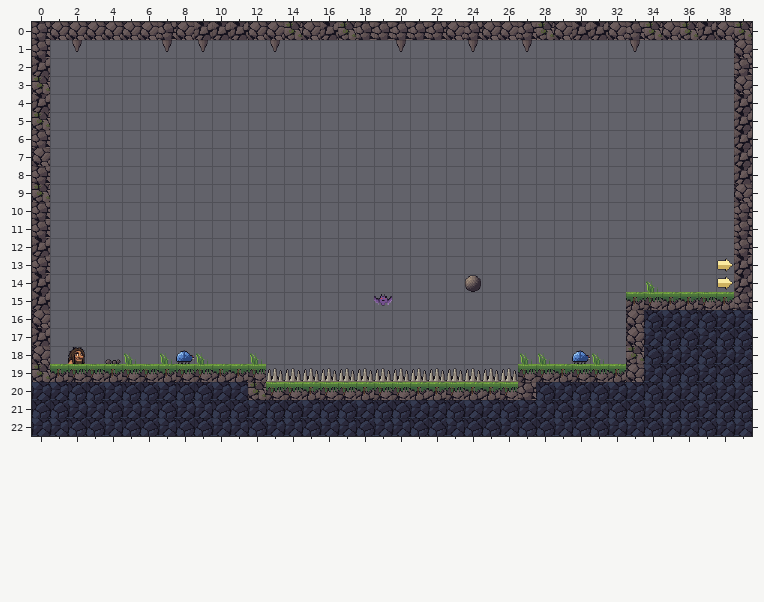
One commit to this Tiled map (JSON): assets/levels/c1-04-bichos.tmj. This is how it looked before the edit.
Cells are 24x24 px. Shown: x 0..39, y 0..22.
After:
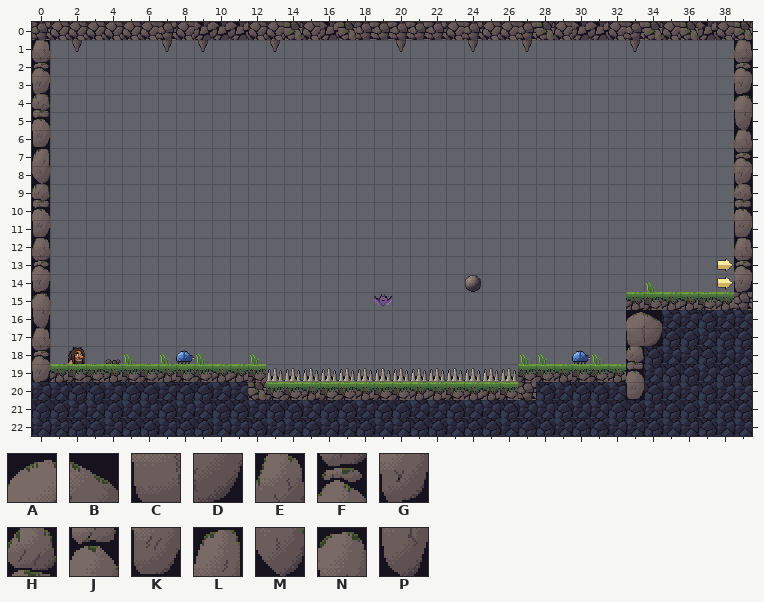
Key: from "cueva": A 15, B 16, C 17, D 18, E 23, F 24, G 25, H 26, J 27, K 28, L 29, M 30, N 31, P 32.
_ is an empty cell.
Tiles of an added or newly shown layer are drawn over the layers below it.
From old to new:
Layer "deco_rocas" (added):
y 1: x 0 _ -> E; x 39 _ -> E
y 2: x 0 _ -> F; x 39 _ -> F
y 3: x 0 _ -> G; x 39 _ -> G
y 4: x 0 _ -> H; x 39 _ -> N
y 5: x 0 _ -> J; x 39 _ -> P
y 6: x 0 _ -> K; x 39 _ -> E
y 7: x 0 _ -> L; x 39 _ -> F
y 8: x 0 _ -> M; x 39 _ -> G
y 9: x 0 _ -> H; x 39 _ -> H
y 10: x 0 _ -> J; x 39 _ -> J
y 11: x 0 _ -> K; x 39 _ -> K
y 12: x 0 _ -> E; x 39 _ -> E
y 13: x 0 _ -> F; x 39 _ -> F
y 14: x 0 _ -> G; x 39 _ -> G
y 15: x 0 _ -> N
y 16: x 0 _ -> P; x 33..34 __ -> AB
y 17: x 0 _ -> E; x 33..34 __ -> CD
y 18: x 0 _ -> F; x 33 _ -> H
y 19: x 0 _ -> G; x 33 _ -> J
y 20: x 33 _ -> K
